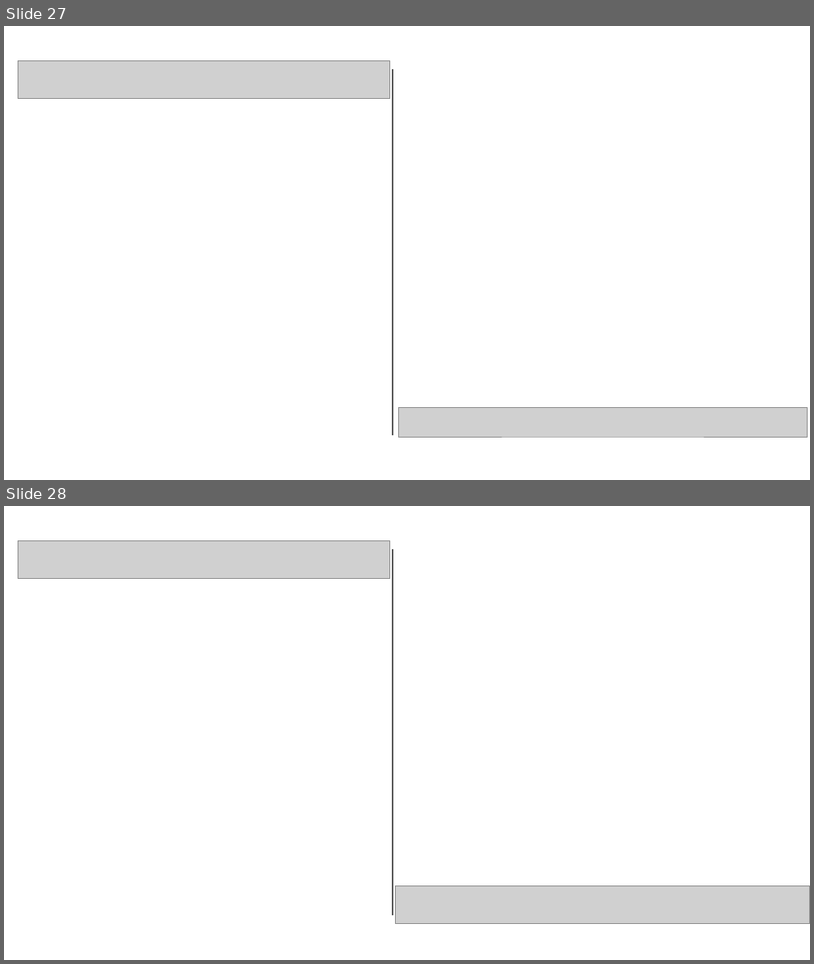
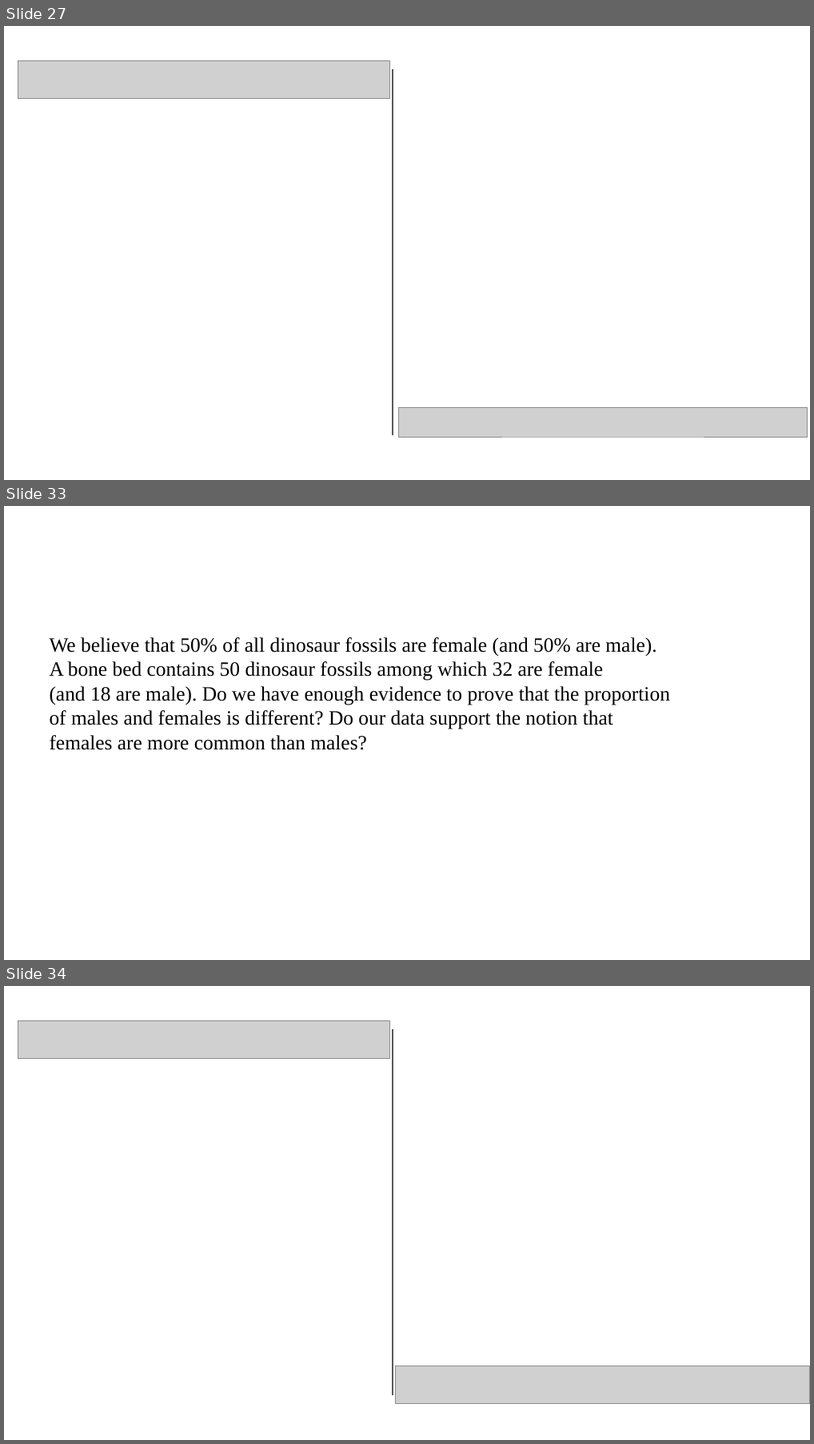
Before and after one commit to pvermees/geostats, a slide deck: slides/quizzes.odp. Shown one above the other, each under a label of ours: slides 27 and 28 before the commit, slides 27, 33 and 34 after it; the slides between them are not shown. The pictures are 814x964 and 814x1444 pixels, drawn with LibreOffice and Linux fonts; fonts in the diff are those of the drawing; grey boxes stand for pictures. Boxes give left, top, right and bottom in pixels: in the first picture for what was removed or moved away, otherwise in the second. Text is boxed around its words. In the diff, an @@ line names an element or a change of style, - is before the commit and + after.

```diff
--- a/slides/quizzes.odp
+++ b/slides/quizzes.odp
@@ slide 33 added at [4, 506, 810, 960], background #FFFFFF @@
@@ text added at [50, 637, 670, 750], 20 pt, text #000000 @@
+We believe that 50% of all dinosaur fossils are female (and 50% are male).
+A bone bed contains 50 dinosaur fossils among which 32 are female
+(and 18 are male). Do we have enough evidence to prove that the proportion
+of males and females is different? Do our data support the notion that
+females are more common than males?
@@ what was slide 28 is now slide 34 @@
```
Also in this commit, not shown: 5 other slides added, 6 other files.
